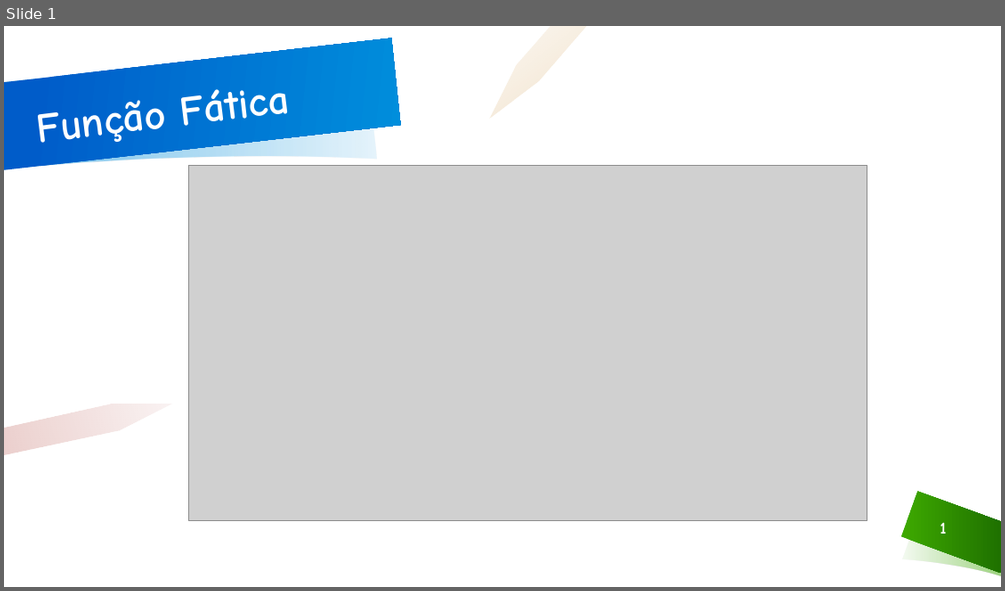
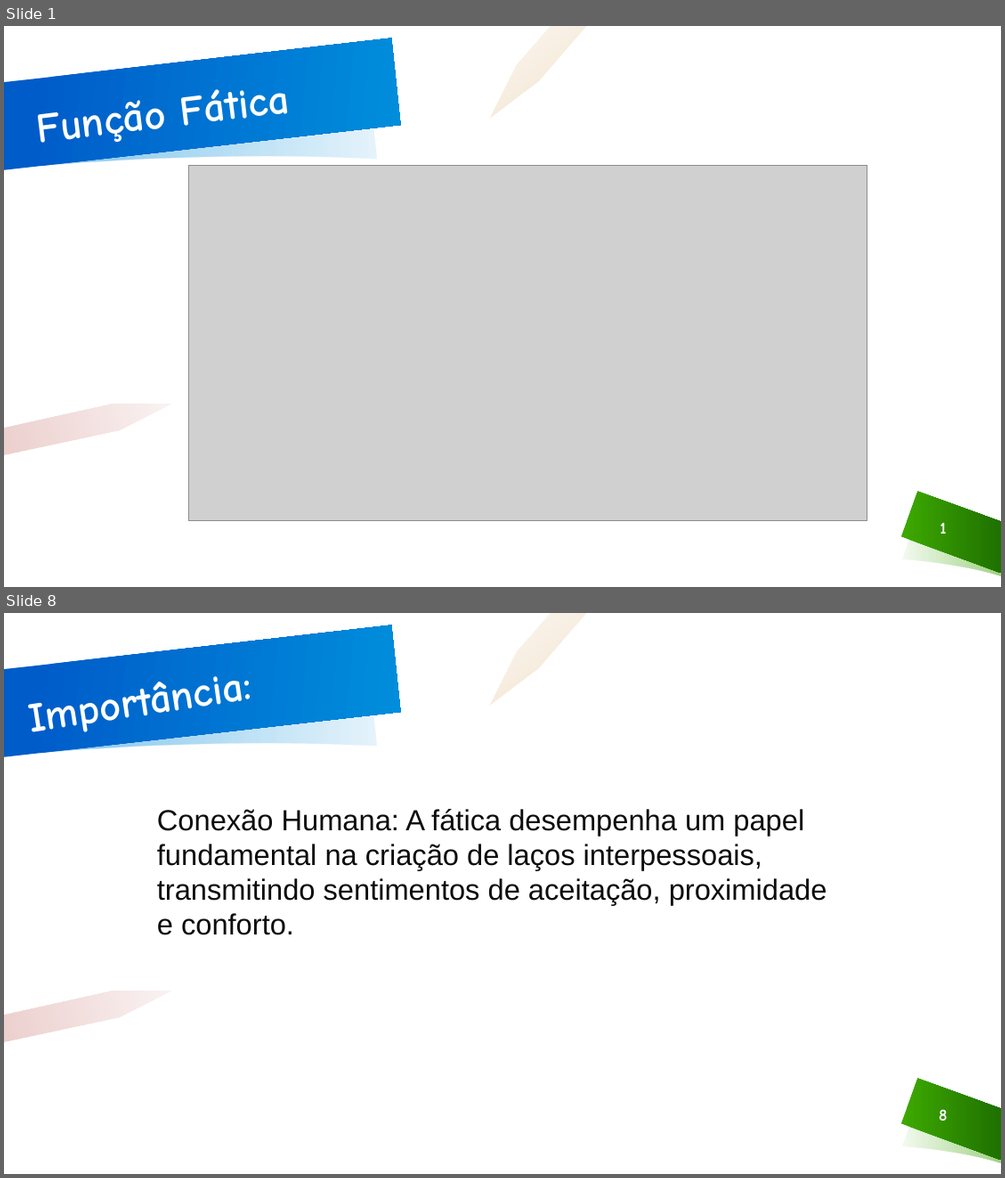
Before and after one commit to 1phantm1/SeminarioPT, a slide deck: funcaoFatica.pptx. Shown one above the other, each under a label of ours: slide 1 before the commit, slides 1 and 8 after it; the slides between them are not shown. The pictures are 1005x591 and 1005x1178 pixels, drawn with LibreOffice and Linux fonts; fonts in the diff are those of the drawing; grey boxes stand for pictures; background and template pictures are left out. Boxes give left, top, right and bottom in pixels: in the first picture for what was removed or moved away, otherwise in the second. Text is boxed around its words. In the diff, an @@ line names an element or a change of style, - is before the commit and + after.

```diff
--- a/funcaoFatica.pptx
+++ b/funcaoFatica.pptx
@@ slide 8 added at (x1=4, y1=613, x2=1001, y2=1174), background #FFFFFF; not listed: 6 template elements that a slide beside it also shows @@
@@ text added at (x1=17, y1=639, x2=356, y2=747), 40 pt, text #FFFFFF, bold @@
+Importância:
@@ text added at (x1=157, y1=809, x2=827, y2=935), 28 pt, text #0D0D0D @@
+Conexão Humana: A fática desempenha um papel fundamental na criação de laços interpessoais, transmitindo sentimentos de aceitação, proximidade e conforto.
@@ page number added at (x1=938, y1=1109, x2=947, y2=1120), 16 pt, text #FFFFFF, bold @@
+8
```
Also in this commit, not shown: 4 slides changed, 7 other slides added, 4 slides removed, 2 other files.
